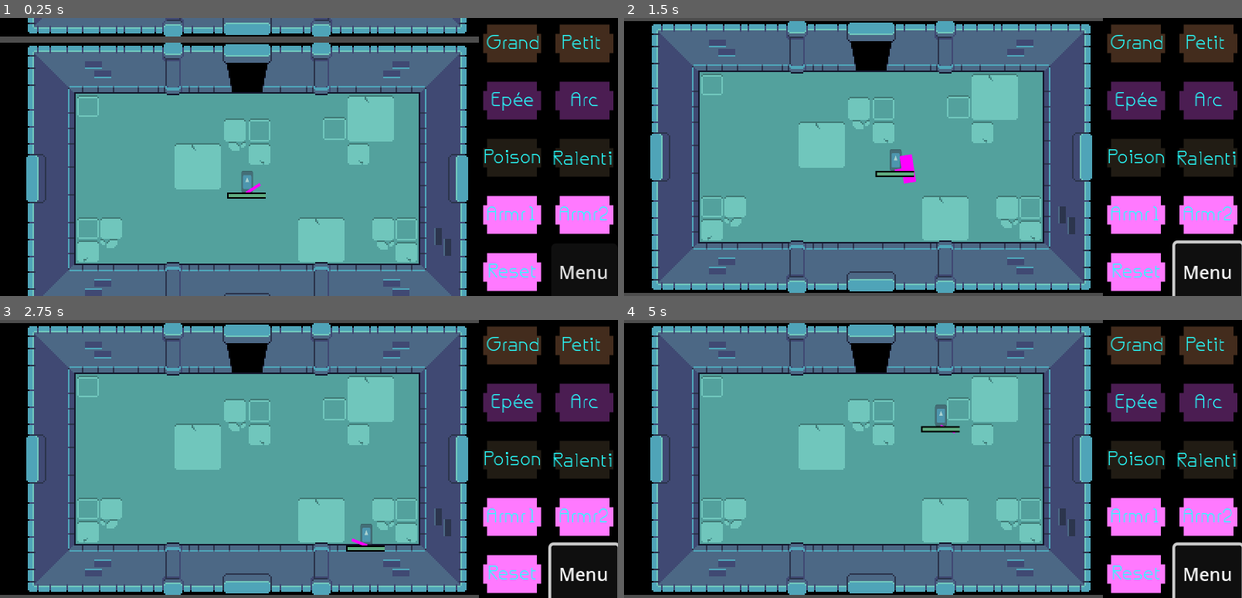
Above: before the commit, frames 1-4 (two rows, left to right).
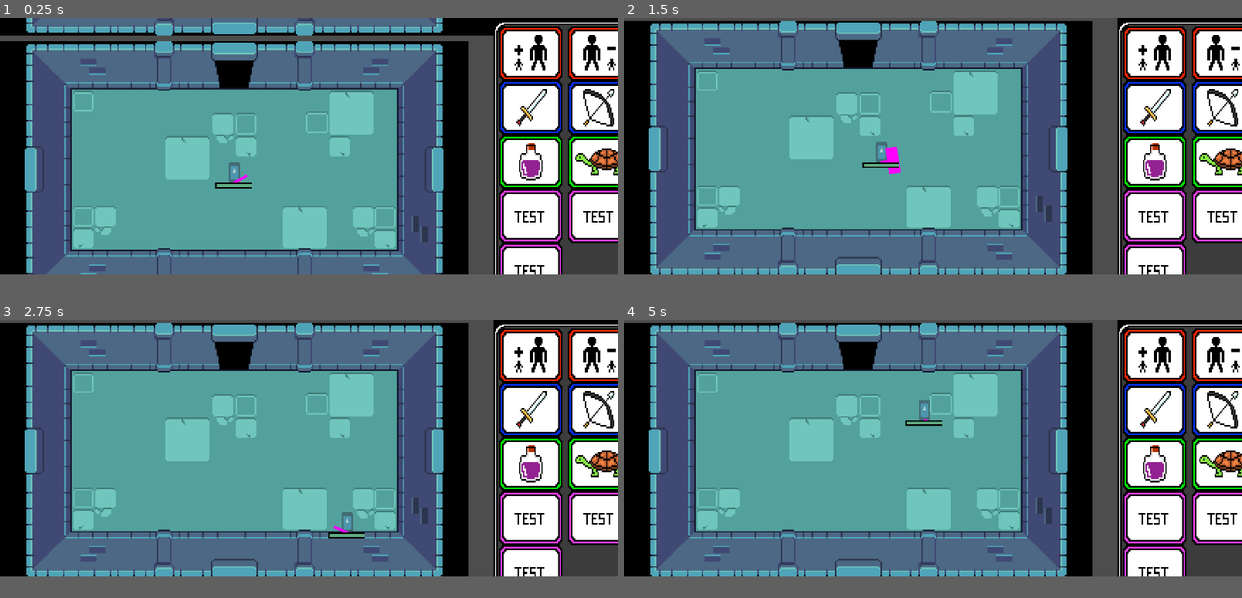
Above: after the commit, the same moments.

Repository: Lmorder2/Game-Jam---Max-Pierre-Arthur-Thomas
Game: Godot game, scene res://world.tscn
The game is run twice, just before and just after one commit, with the same random seed, the same clock (stepped at 60 frames per second) and the same inputs. The engine's default icon, where the game draws it, is replaced by a stand-in: a white triangle on a blue panel in a dark square.
Inputs (mouse positions are in pixels of both pictures, inside the frame that each line leads up to):
- Up to frame 1 (0.25 s): no input
- Up to frame 2 (1.5 s): click (1211, 270) at 0.5 s, where only the run before the commit has a clickable "Menu"; move the mouse to (1068, 143) at 1.27 s; hold Right (ui_right) from 1.28 s (still down); click (1068, 143) at 1.35 s
- Up to frame 3 (2.75 s): move the mouse to (185, 472) at 2.02 s; release Right (ui_right) at 2.03 s; hold Down (ui_down) from 2.03 s (still down); tap Alt (alt) at 2.1 s
- Up to frame 4 (5 s): move the mouse to (994, 397) at 2.77 s; release Down (ui_down) at 2.78 s; hold Right (ui_right) 2.78-3.53 s; click (994, 397) at 2.85 s; move the mouse to (902, 514) at 3.52 s; hold Up (ui_up) 3.53-4.28 s; tap Alt (alt) at 3.6 s; move the mouse to (1118, 500) at 4.27 s; hold Left (ui_left) from 4.28 s (still down); click (1118, 500) at 4.35 s
In our replay, the window is 800x360 before the commit and 800x332 after it. These sizes can differ from the game's own. Grey fills any space a smaller window leaves; there, only what the larger window draws over its background counts as a difference.

The runs differ from the first frame. In frame 1, 48% of the frame differs, in the area x 0-100%, y 0-100%; in frame 2, 50%; in frame 3, 50%; in frame 4, 50%.

Commit message:
tout plein de trucs, sys chest, hud modif, world modif, bckg modifs etc etc

Diff:
--- /dev/null
+++ b/background.tscn
@@ -0,0 +1,10 @@
+[gd_scene load_steps=2 format=3 uid="uid://xsfbjjkwqn4o"]
+
+[ext_resource type="Texture2D" uid="uid://cxld6ny8828e5" path="res://background.png" id="1_oabld"]
+
+[node name="background" type="TextureRect"]
+offset_left = -179.0
+offset_top = -105.0
+offset_right = 626.0
+offset_bottom = 236.0
+texture = ExtResource("1_oabld")
--- /dev/null
+++ b/bg.tscn
@@ -0,0 +1,3 @@
+[gd_scene format=3 uid="uid://oxs1p6ttw5ks"]
+
+[node name="BG" type="Node2D"]
--- a/area_2d.gd
+++ b/chest.gd
@@ -1,18 +1,17 @@
 extends Node2D
 
-@onready var area = $chest_zone
 @onready var sprite_closed = $closed_chest
 @onready var sprite_opened = $opened_chest
+@export var item_name : String
 
 var is_open = false
-
 var player_chase = false
 var player = null
 
 func _ready():
 	sprite_closed.visible = true
 	sprite_opened.visible = false
-	$Grow/DropChest.hide()
+	$Item/DropChest.hide()
 
 func _on_body_entered(body):
 	print("Le joueur entre en collision avec le coffre", body.name)
@@ -20,20 +19,7 @@
 		is_open = true
 		sprite_closed.visible = false
 		sprite_opened.visible = true
-	$Grow/DropChest.show()
-
-
-func _on_detection_area_body_entered(body: Node2D) -> void:
-	player = body# Replace with function body.
-	player_chase = true
-
-
-func _on_detection_area_body_exited(body: Node2D) -> void:
-	player = null # Replace with function body.
-	player_chase = false
+		$Item/DropChest.show()
 
 func _on_grow_body_entered(body: Node2D) -> void:
-	if(body.name=="Player"):
-		$Grow/DropChest.hide()
-		print("znab")
-		queue_free()
+	$Item/DropChest.hide()
--- a/chest.tscn
+++ b/chest.tscn
@@ -1,6 +1,6 @@
 [gd_scene load_steps=7 format=3 uid="uid://414k1i406gnv"]
 
-[ext_resource type="Script" uid="uid://dg74c6atjuwrk" path="res://area_2d.gd" id="1_bp1or"]
+[ext_resource type="Script" uid="uid://dg74c6atjuwrk" path="res://chest.gd" id="1_bp1or"]
 [ext_resource type="Texture2D" uid="uid://crk3xan03pohb" path="res://dungeon_rooms/chest_opened.png" id="2_trlyu"]
 [ext_resource type="Texture2D" uid="uid://dr35e325gdflp" path="res://dungeon_rooms/chest_closed.png" id="3_x7mpe"]
 [ext_resource type="Texture2D" uid="uid://c1eegbej0i6e4" path="res://dungeon_rooms/word_tall.png" id="4_trlyu"]
@@ -11,7 +11,7 @@
 [sub_resource type="RectangleShape2D" id="RectangleShape2D_trlyu"]
 size = Vector2(44, 32)
 
-[node name="Area2D" type="Area2D"]
+[node name="Chest" type="Area2D"]
 scale = Vector2(0.5, 0.5)
 collision_mask = 2
 script = ExtResource("1_bp1or")
@@ -25,19 +25,20 @@
 [node name="closed_chest" type="Sprite2D" parent="."]
 texture = ExtResource("3_x7mpe")
 
-[node name="Grow" type="Area2D" parent="."]
+[node name="Item" type="Area2D" parent="."]
 position = Vector2(14, 12)
 scale = Vector2(0.6, 0.6)
+collision_mask = 2
 
-[node name="DropChest" type="Sprite2D" parent="Grow"]
+[node name="DropChest" type="Sprite2D" parent="Item"]
 light_mask = 3
 position = Vector2(48, 20)
 texture = ExtResource("4_trlyu")
 
-[node name="CollisionShape2D2" type="CollisionShape2D" parent="Grow"]
+[node name="dropchest_collision" type="CollisionShape2D" parent="Item"]
 light_mask = 3
 position = Vector2(48, 20)
 shape = SubResource("RectangleShape2D_trlyu")
 
 [connection signal="body_entered" from="." to="." method="_on_body_entered"]
-[connection signal="body_entered" from="Grow" to="." method="_on_grow_body_entered"]
+[connection signal="body_entered" from="Item" to="." method="_on_grow_body_entered"]
--- a/project.godot
+++ b/project.godot
@@ -21,8 +21,8 @@
 
 [display]
 
-window/size/viewport_width=400
-window/size/viewport_height=180
+window/size/viewport_width=422
+window/size/viewport_height=176
 window/size/window_width_override=1280
 window/size/window_height_override=720
 window/stretch/mode="canvas_items"
--- a/scenes/hud.tscn
+++ b/scenes/hud.tscn
@@ -1,135 +1,174 @@
-[gd_scene load_steps=6 format=3 uid="uid://cu2dl4vtewxwg"]
+[gd_scene load_steps=11 format=3 uid="uid://cu2dl4vtewxwg"]
 
+[ext_resource type="Texture2D" uid="uid://caj4xrea1i5cc" path="res://fond.png" id="1_0i1j5"]
 [ext_resource type="PackedScene" uid="uid://b6roqvdffbw0i" path="res://scenes/case_hud.tscn" id="1_5ysmq"]
-[ext_resource type="Texture2D" uid="uid://7gba347vb7vx" path="res://shadowSize.png" id="2_uo2fv"]
-[ext_resource type="Texture2D" uid="uid://bns7pf31px5wm" path="res://shadowWeapon.png" id="3_047uy"]
-[ext_resource type="Texture2D" uid="uid://domqrlgpnd7t6" path="res://shadowEffect.png" id="4_5pdws"]
-[ext_resource type="Texture2D" uid="uid://q01t1fptwxob" path="res://shadowArmor.png" id="5_hd3ao"]
+[ext_resource type="Texture2D" uid="uid://c01nxx660bj7k" path="res://background.png" id="1_mphia"]
+[ext_resource type="Texture2D" uid="uid://dlj01st3g4206" path="res://word_grow.png" id="2_5pdws"]
+[ext_resource type="Texture2D" uid="uid://yrtianmkcj6j" path="res://word_shrink.png" id="3_hd3ao"]
+[ext_resource type="Texture2D" uid="uid://b4iqgqprkh55p" path="res://word_sword.png" id="4_0i1j5"]
+[ext_resource type="Texture2D" uid="uid://dl7qm3ml6v6q3" path="res://word_bow.png" id="5_mphia"]
+[ext_resource type="Texture2D" uid="uid://c8gv40h7im2u1" path="res://word_poison.png" id="6_hd3ao"]
+[ext_resource type="Texture2D" uid="uid://rtnjukfuvj5g" path="res://word_slow.png" id="7_0i1j5"]
+[ext_resource type="Texture2D" uid="uid://cqjdxma4gjhn8" path="res://word_test.png" id="8_hd3ao"]
 
 [node name="Control" type="CanvasLayer"]
 
-[node name="ColorRect" type="ColorRect" parent="."]
+[node name="TextureRect2" type="TextureRect" parent="."]
+offset_left = 337.0
+offset_top = -219.0
+offset_right = 570.0
+offset_bottom = 504.0
+texture = ExtResource("1_mphia")
+
+[node name="TextureRect" type="TextureRect" parent="."]
 custom_minimum_size = Vector2(90, 0)
-anchors_preset = 11
-anchor_left = 1.0
-anchor_right = 1.0
-anchor_bottom = 1.0
+anchors_preset = -1
+anchor_left = 1.24
+anchor_top = 0.5
+anchor_right = 1.24
+anchor_bottom = 0.5
+offset_left = -186.28
+offset_top = -86.5
+offset_right = -84.2801
+offset_bottom = 115.5
 grow_horizontal = 0
 grow_vertical = 2
-color = Color(0, 0, 0, 1)
+scale = Vector2(0.96, 0.96)
+texture = ExtResource("1_0i1j5")
+stretch_mode = 3
 
-[node name="GridContainer" type="GridContainer" parent="ColorRect"]
+[node name="GridContainer" type="GridContainer" parent="TextureRect"]
 custom_minimum_size = Vector2(90, 0)
 layout_mode = 1
-anchors_preset = 15
-anchor_right = 1.0
-anchor_bottom = 1.0
-offset_right = 4.0
+anchors_preset = 8
+anchor_left = 0.5
+anchor_top = 0.5
+anchor_right = 0.5
+anchor_bottom = 0.5
+offset_left = -47.0
+offset_top = -97.0
+offset_right = 47.0
+offset_bottom = 88.0
 grow_horizontal = 2
 grow_vertical = 2
-scale = Vector2(0.955, 1)
+scale = Vector2(1, 1.046)
 theme_override_constants/v_separation = 0
 columns = 2
 
-[node name="Case1" parent="ColorRect/GridContainer" instance=ExtResource("1_5ysmq")]
+[node name="Case1" parent="TextureRect/GridContainer" instance=ExtResource("1_5ysmq")]
 custom_minimum_size = Vector2(45, 37)
 layout_mode = 2
-texture = ExtResource("2_uo2fv")
+texture = ExtResource("2_5pdws")
 acceptedClass = 1
 
-[node name="Label" parent="ColorRect/GridContainer/Case1" index="0"]
-offset_left = 2.0
-offset_bottom = 0.419998
+[node name="Label" parent="TextureRect/GridContainer/Case1" index="0"]
+offset_top = 0.0
+offset_bottom = 0.0
+theme_override_colors/font_color = Color(0, 0, 0, 0)
 text = "Grand"
 
-[node name="Case2" parent="ColorRect/GridContainer" instance=ExtResource("1_5ysmq")]
+[node name="Case2" parent="TextureRect/GridContainer" instance=ExtResource("1_5ysmq")]
 custom_minimum_size = Vector2(45, 37)
 layout_mode = 2
-texture = ExtResource("2_uo2fv")
+texture = ExtResource("3_hd3ao")
 acceptedClass = 1
 
-[node name="Label" parent="ColorRect/GridContainer/Case2" index="0"]
-offset_left = -1.0
-offset_right = -2.0
-offset_bottom = 0.419998
+[node name="Label" parent="TextureRect/GridContainer/Case2" index="0"]
+offset_top = 0.0
+offset_bottom = 0.0
+theme_override_colors/font_color = Color(0.156863, 1, 1, 0)
 text = "Petit"
 
-[node name="Case3" parent="ColorRect/GridContainer" instance=ExtResource("1_5ysmq")]
+[node name="Case3" parent="TextureRect/GridContainer" instance=ExtResource("1_5ysmq")]
 custom_minimum_size = Vector2(45, 37)
 layout_mode = 2
-texture = ExtResource("3_047uy")
+texture = ExtResource("4_0i1j5")
 
-[node name="Label" parent="ColorRect/GridContainer/Case3" index="0"]
+[node name="Label" parent="TextureRect/GridContainer/Case3" index="0"]
+offset_top = 0.0
+offset_bottom = 0.0
+theme_override_colors/font_color = Color(0.156863, 1, 1, 0)
 text = "Epée"
 
-[node name="Case4" parent="ColorRect/GridContainer" instance=ExtResource("1_5ysmq")]
+[node name="Case4" parent="TextureRect/GridContainer" instance=ExtResource("1_5ysmq")]
 custom_minimum_size = Vector2(45, 37)
 layout_mode = 2
-texture = ExtResource("3_047uy")
+texture = ExtResource("5_mphia")
 
-[node name="Label" parent="ColorRect/GridContainer/Case4" index="0"]
+[node name="Label" parent="TextureRect/GridContainer/Case4" index="0"]
+offset_top = 0.0
+offset_bottom = 0.0
+theme_override_colors/font_color = Color(0.156863, 1, 1, 0)
 text = "Arc"
 
-[node name="Case5" parent="ColorRect/GridContainer" instance=ExtResource("1_5ysmq")]
+[node name="Case5" parent="TextureRect/GridContainer" instance=ExtResource("1_5ysmq")]
 custom_minimum_size = Vector2(45, 37)
 layout_mode = 2
-texture = ExtResource("4_5pdws")
+texture = ExtResource("6_hd3ao")
 acceptedClass = 2
 
-[node name="Label" parent="ColorRect/GridContainer/Case5" index="0"]
+[node name="Label" parent="TextureRect/GridContainer/Case5" index="0"]
+offset_top = 0.0
+offset_bottom = 0.0
+theme_override_colors/font_color = Color(0.156863, 1, 1, 0)
 text = "Poison"
 
-[node name="Case6" parent="ColorRect/GridContainer" instance=ExtResource("1_5ysmq")]
+[node name="Case6" parent="TextureRect/GridContainer" instance=ExtResource("1_5ysmq")]
 custom_minimum_size = Vector2(45, 37)
 layout_mode = 2
-texture = ExtResource("4_5pdws")
+texture = ExtResource("7_0i1j5")
 acceptedClass = 2
 
-[node name="Label" parent="ColorRect/GridContainer/Case6" index="0"]
-offset_left = 0.214678
-offset_top = 0.290001
-offset_right = 0.214676
-offset_bottom = 0.290001
-text = "Ralenti"
+[node name="Label" parent="TextureRect/GridContainer/Case6" index="0"]
+offset_top = 0.0
+offset_bottom = 0.0
+theme_override_colors/font_color = Color(0.156863, 1, 1, 0)
+text = "Slow"
 
-[node name="Case7" parent="ColorRect/GridContainer" instance=ExtResource("1_5ysmq")]
+[node name="Case7" parent="TextureRect/GridContainer" instance=ExtResource("1_5ysmq")]
 custom_minimum_size = Vector2(45, 37)
 layout_mode = 2
-texture = ExtResource("5_hd3ao")
+texture = ExtResource("8_hd3ao")
 acceptedClass = 3
 
-[node name="Label" parent="ColorRect/GridContainer/Case7" index="0"]
+[node name="Label" parent="TextureRect/GridContainer/Case7" index="0"]
+offset_top = 0.0
+offset_bottom = 0.0
+theme_override_colors/font_color = Color(0.156863, 1, 1, 0)
 text = "Armr1"
 
-[node name="Case8" parent="ColorRect/GridContainer" instance=ExtResource("1_5ysmq")]
+[node name="Case8" parent="TextureRect/GridContainer" instance=ExtResource("1_5ysmq")]
 custom_minimum_size = Vector2(45, 37)
 layout_mode = 2
-texture = ExtResource("5_hd3ao")
+texture = ExtResource("8_hd3ao")
 acceptedClass = 3
 
-[node name="Label" parent="ColorRect/GridContainer/Case8" index="0"]
+[node name="Label" parent="TextureRect/GridContainer/Case8" index="0"]
+offset_top = 0.0
+offset_bottom = 0.0
+theme_override_colors/font_color = Color(0.156863, 1, 1, 0)
 text = "Armr2"
 
-[node name="Case9" parent="ColorRect/GridContainer" instance=ExtResource("1_5ysmq")]
+[node name="Case9" parent="TextureRect/GridContainer" instance=ExtResource("1_5ysmq")]
 custom_minimum_size = Vector2(45, 37)
 layout_mode = 2
-texture = ExtResource("5_hd3ao")
+texture = ExtResource("8_hd3ao")
 acceptedClass = 4
 
-[node name="Label" parent="ColorRect/GridContainer/Case9" index="0"]
+[node name="Label" parent="TextureRect/GridContainer/Case9" index="0"]
+offset_left = -68.9485
+offset_top = -2.99992
+offset_right = -80.9485
+offset_bottom = -2.99992
+theme_override_colors/font_color = Color(0.156863, 1, 1, 0)
 text = "Reset"
 
-[node name="Button" type="Button" parent="ColorRect/GridContainer"]
-layout_mode = 2
-theme_override_font_sizes/font_size = 12
-text = "Menu"
-
-[editable path="ColorRect/GridContainer/Case1"]
-[editable path="ColorRect/GridContainer/Case2"]
-[editable path="ColorRect/GridContainer/Case3"]
-[editable path="ColorRect/GridContainer/Case4"]
-[editable path="ColorRect/GridContainer/Case5"]
-[editable path="ColorRect/GridContainer/Case6"]
-[editable path="ColorRect/GridContainer/Case7"]
-[editable path="ColorRect/GridContainer/Case8"]
-[editable path="ColorRect/GridContainer/Case9"]
+[editable path="TextureRect/GridContainer/Case1"]
+[editable path="TextureRect/GridContainer/Case2"]
+[editable path="TextureRect/GridContainer/Case3"]
+[editable path="TextureRect/GridContainer/Case4"]
+[editable path="TextureRect/GridContainer/Case5"]
+[editable path="TextureRect/GridContainer/Case6"]
+[editable path="TextureRect/GridContainer/Case7"]
+[editable path="TextureRect/GridContainer/Case8"]
+[editable path="TextureRect/GridContainer/Case9"]
Binary file added: background.png
Not shown, added: background.png.import
Renamed: area_2d.gd.uid -> chest.gd.uid
Binary file added: fond.png
Not shown, added: fond.png.import
Binary file added: red.png
Not shown, added: red.png.import
Binary file added: word_bow.png
Not shown, added: word_bow.png.import
Binary file added: word_grow.png
Not shown, added: word_grow.png.import
Binary file added: word_poison.png
(and 10 more such lines)
